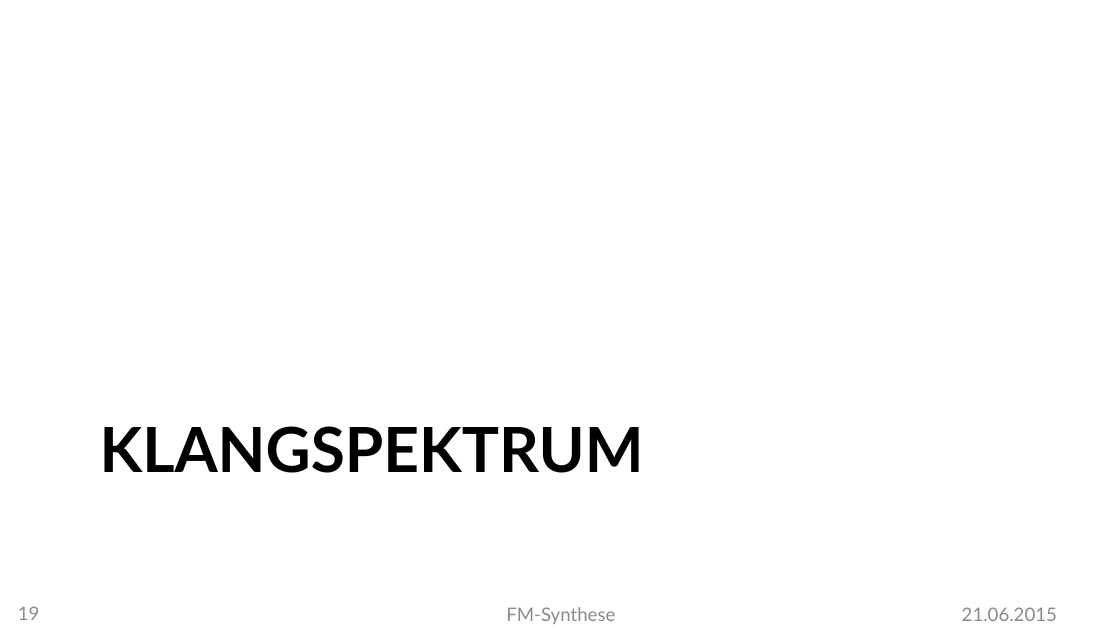
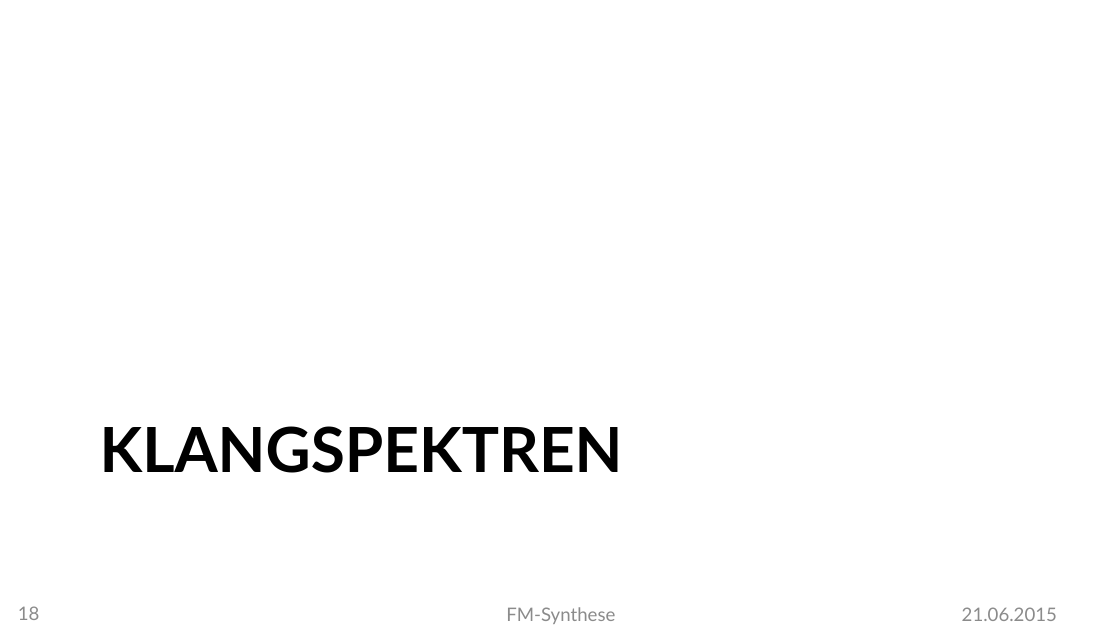
Before and after one commit to MBulli/VSeminar, a slide deck: slide 18 of Praesentation/FMSynthese-Markus.pptx (slide 19 before the commit). Drawn at 1120x630 pixels with LibreOffice and Linux fonts; fonts in the diff are those of the drawing; background and template pictures are left out. Boxes give left, top, right and bottom in pixels: in the first picture for what was removed or moved away, otherwise in the second. Text is boxed around its words. In the diff, an @@ line names an element or a change of style, - is before the commit and + after.

```diff
--- a/Praesentation/FMSynthese-Markus.pptx
+++ b/Praesentation/FMSynthese-Markus.pptx
@@ title at [100, 426, 623, 473]: text changed @@
-KLANGSPEKTRUM
+KLANGSPEKTREN
@@ page number at [18, 606, 40, 620]: text changed @@
-19
+18
```
Also in this commit, not shown: 8 other slides changed, 1 slide removed.
